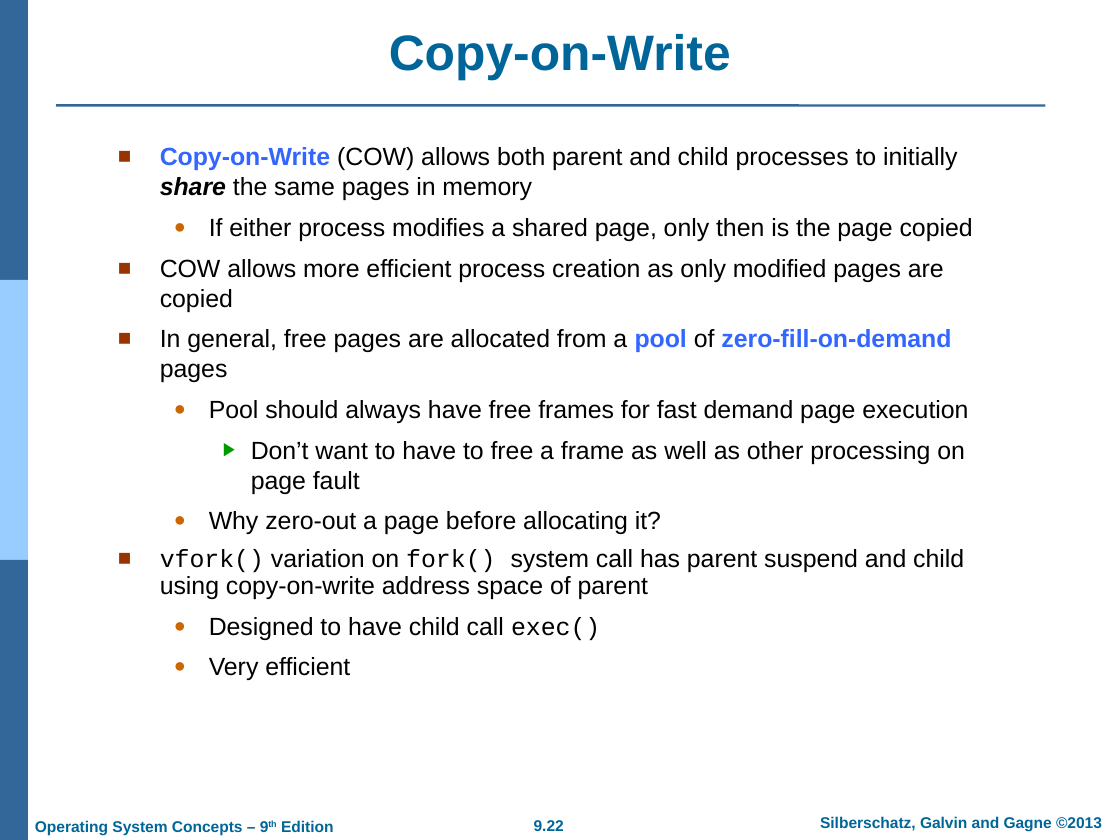
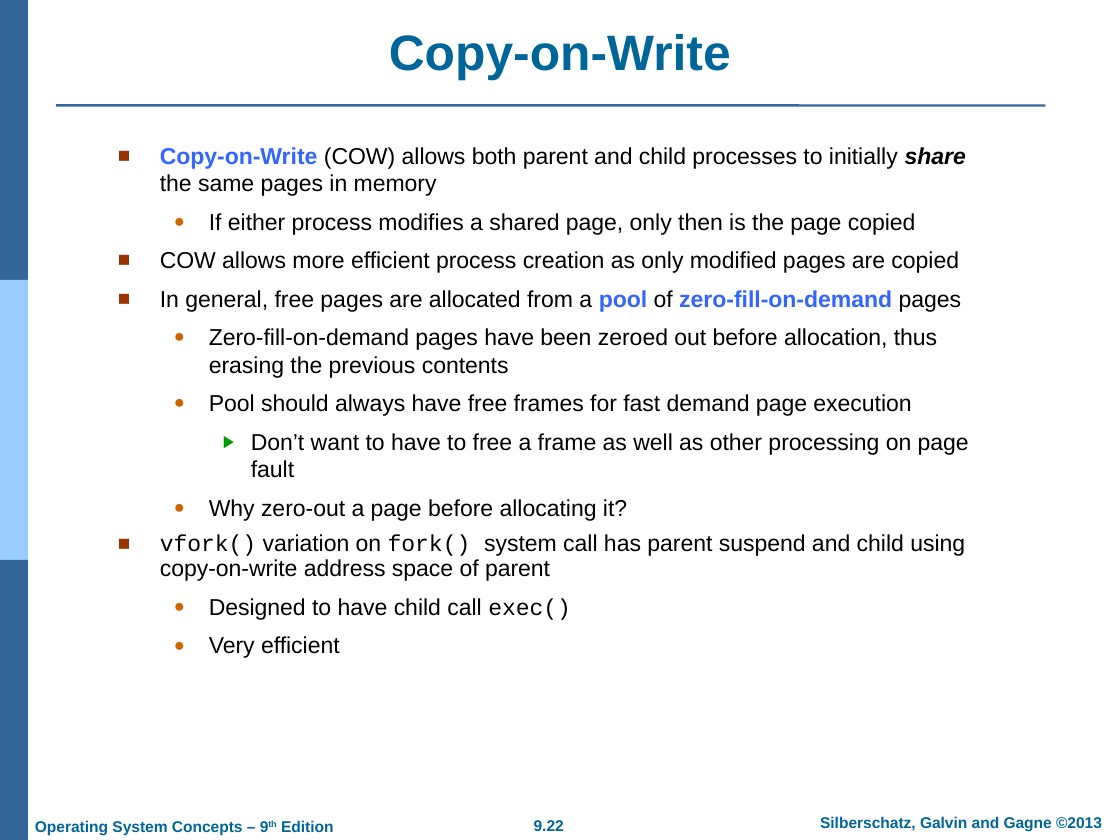
Before and after one commit to GeneralNitin/S4, a slide deck: slide 22 of S4/03. OS/PPTs/PPT-dir/09. Virtual Memory Management.ppt. Drawn at 1120x840 pixels with LibreOffice and Linux fonts; fonts in the diff are those of the drawing; background and template pictures are left out. Boxes give left, top, right and bottom in pixels: in the first picture for what was removed or moved away, otherwise in the second. Text is boxed around its words. In the diff, an @@ line names an element or a change of style, - is before the commit and + after.

```diff
--- a/S4/03. OS/PPTs/PPT-dir/09. Virtual Memory Management.ppt
+++ b/S4/03. OS/PPTs/PPT-dir/09. Virtual Memory Management.ppt
@@ text at (160, 147, 969, 658): size 16 to 14.8 pt in "Copy-on-Write (COW) allows both parent and child ...", "If either process modifies a shared page, ...", "COW allows more efficient process creation as ...", "In general, free pages are allocated from ..." and 6 more places @@
@@ text at (209, 328, 937, 378): paragraph added @@
+  ● Zero-fill-on-demand pages have been zeroed out before allocation, thus erasing the previous contents
```
Also in this commit, not shown: 1 other slide changed.
